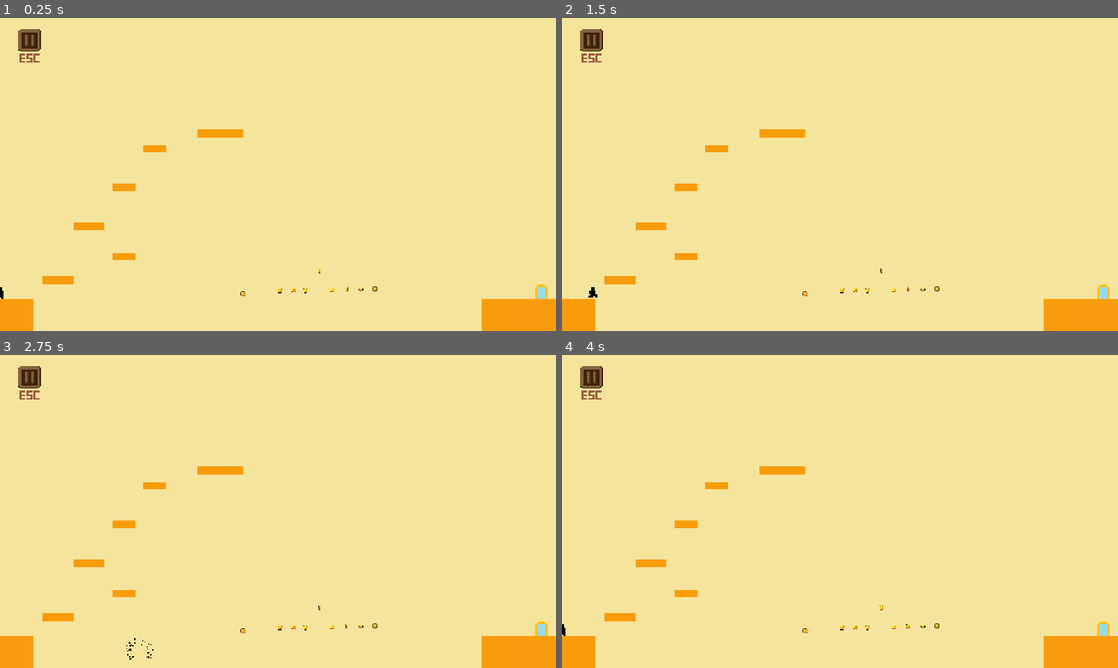
Above: before the commit, frames 1-4 (two rows, left to right).
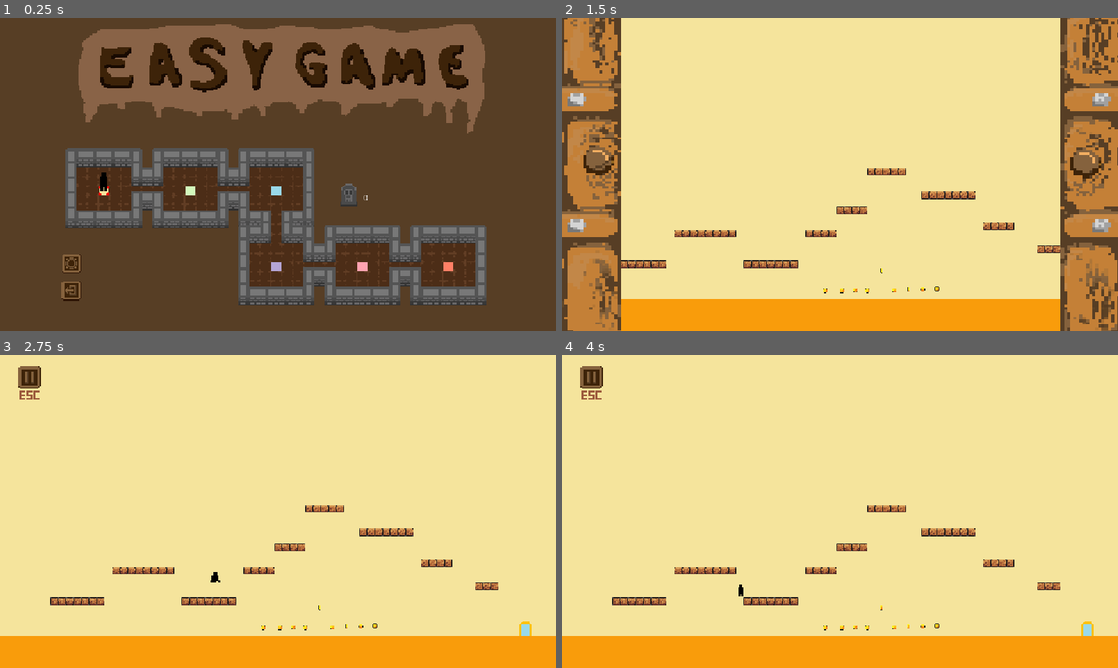
Above: after the commit, the same moments.

Repository: ZJH2705/final_project
Game: Godot game, scene res://scene/main_menu.tscn
The game is run twice, just before and just after one commit, with the same random seed, the same clock (stepped at 60 frames per second) and the same inputs. Before the commit the project starts from res://scene/level_2/game_2.tscn.
Inputs (mouse positions are in pixels of both pictures, inside the frame that each line leads up to):
- Up to frame 1 (0.25 s): no input
- Up to frame 2 (1.5 s): click (667, 183) at 0.52 s; hold Right (ui_right) from 1.28 s (still down)
- Up to frame 3 (2.75 s): keep holding Right (ui_right); tap Up (ui_up) at 1.52, 2.27 s
- Up to frame 4 (4 s): release Right (ui_right) at 2.78 s; hold Left (ui_left) 2.78-3.53 s; hold Right (ui_right) from 3.53 s (still down); tap Up (ui_up) at 3.77 s

The runs differ from the first frame. In frame 1, 100% of the frame differs, in the area x 0-100%, y 0-100%; in frame 2, 31%; in frame 3, 11%; in frame 4, 11%.

Commit message:
0530更新-4

Diff:
--- a/project.godot
+++ b/project.godot
@@ -11,7 +11,7 @@
 [application]
 
 config/name="level devil"
-run/main_scene="uid://bvs6u5xasp1bw"
+run/main_scene="uid://cd750p3xsrtwc"
 config/features=PackedStringArray("4.4", "Forward Plus")
 config/icon="res://icon.svg"
 
--- a/scene/level_2/game_1.tscn
+++ b/scene/level_2/game_1.tscn
@@ -1,6 +1,6 @@
 [gd_scene load_steps=21 format=4 uid="uid://cx782kx8gsnee"]
 
-[ext_resource type="Script" uid="uid://gl2qkwldkmkd" path="res://scene/script/level2/game_1.gd" id="1_1t5ki"]
+[ext_resource type="Script" uid="uid://54dse3g7cffp" path="res://scene/script/level2/game_2.gd" id="1_1t5ki"]
 [ext_resource type="Texture2D" uid="uid://bat78kb5syh54" path="res://assets/背景.png" id="2_mabcy"]
 [ext_resource type="Texture2D" uid="uid://drd515cgp3if" path="res://assets/sprites/world_tileset.png" id="3_7cqvu"]
 [ext_resource type="Script" uid="uid://cry82lccbbcsd" path="res://scene/script/tile_map_layer_.gd" id="4_6ys5s"]
@@ -9869,7 +9869,6 @@
 position = Vector2(3, 0)
 tile_map_data = PackedByteArray("AAD7//z/AQAZABYAAAD7//3/AQAZABYAAAD7//7/AQAZABYAAAD7////AQAZABYAAAD7/wAAAQAZABYAAAD7/w …(43136 unchanged characters)…
 tile_set = SubResource("TileSet_1x5d1")
-script = ExtResource("4_6ys5s")
 
 [node name="kill zone" parent="." instance=ExtResource("6_615ry")]
 position = Vector2(-411, 100)
--- a/scene/level_2/game_2.tscn
+++ b/scene/level_2/game_2.tscn
@@ -9844,6 +9844,21 @@
 texture = ExtResource("4_nhksg")
 region_rect = Rect2(710, 170, 109.669, 50)
 
+[sub_resource type="Animation" id="Animation_ypm6o"]
+length = 0.001
+tracks/0/type = "value"
+tracks/0/imported = false
+tracks/0/enabled = true
+tracks/0/path = NodePath("platform:position")
+tracks/0/interp = 1
+tracks/0/loop_wrap = true
+tracks/0/keys = {
+"times": PackedFloat32Array(0),
+"transitions": PackedFloat32Array(1),
+"update": 0,
+"values": [Vector2(-901, -548)]
+}
+
 [sub_resource type="Animation" id="Animation_mmwkr"]
 resource_name = "new_animation"
 length = 2.5
@@ -9859,21 +9874,6 @@
 "transitions": PackedFloat32Array(1, 1),
 "update": 0,
 "values": [Vector2(-901, -548), Vector2(-490, -547)]
-}
-
-[sub_resource type="Animation" id="Animation_ypm6o"]
-length = 0.001
-tracks/0/type = "value"
-tracks/0/imported = false
-tracks/0/enabled = true
-tracks/0/path = NodePath("platform:position")
-tracks/0/interp = 1
-tracks/0/loop_wrap = true
-tracks/0/keys = {
-"times": PackedFloat32Array(0),
-"transitions": PackedFloat32Array(1),
-"update": 0,
-"values": [Vector2(-901, -548)]
 }
 
 [sub_resource type="AnimationLibrary" id="AnimationLibrary_a2sp6"]
--- a/scene/script/level2/game_1.gd
+++ b/scene/script/level2/game_2.gd
@@ -11,8 +11,8 @@
 #@onready var player = get_node("CharacterBody2D") # 角色
 
 func _ready() -> void:
-	GameState.current_level = 1
-	GameState.current_game = 4
+	GameState.current_level = 2
+	GameState.current_game = 2
 	#GameState.save_progress()
 
 	if not Transition.has_played_intro:
Not shown, added: scene/script/level2/game_2.gd.uid
